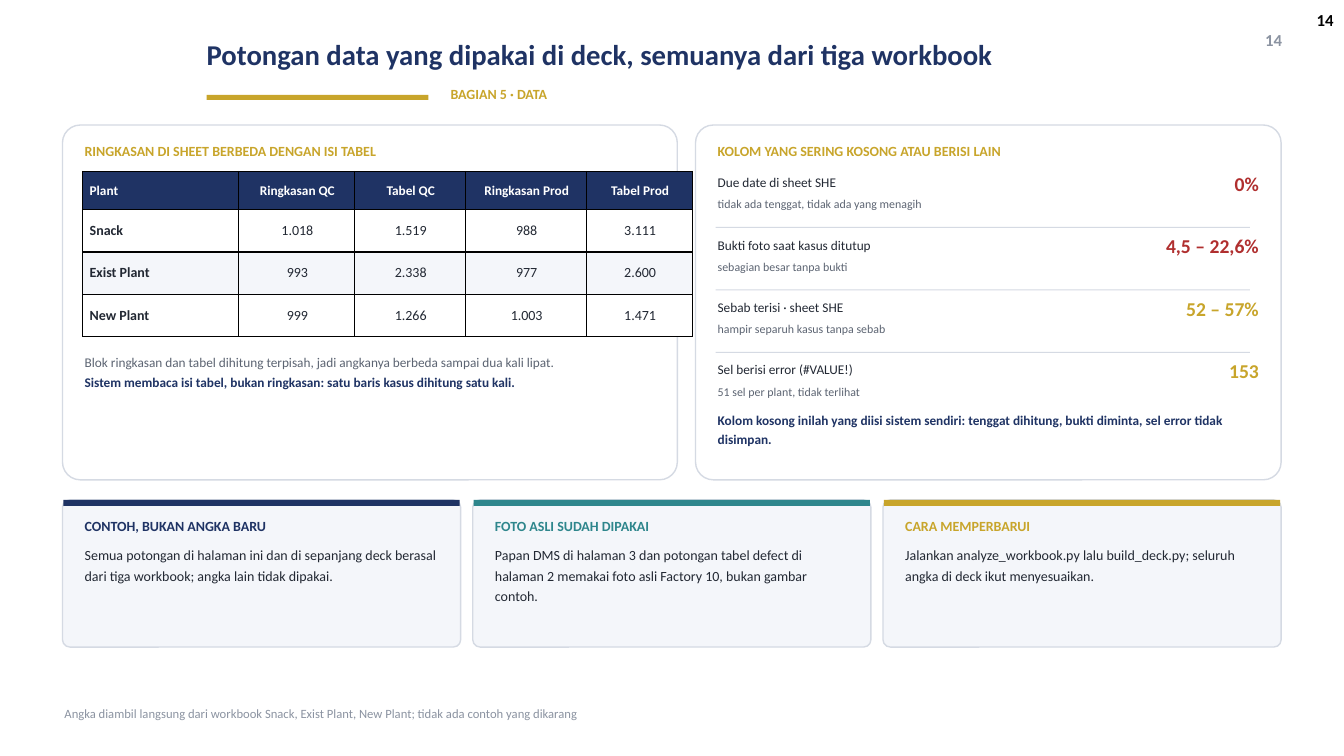
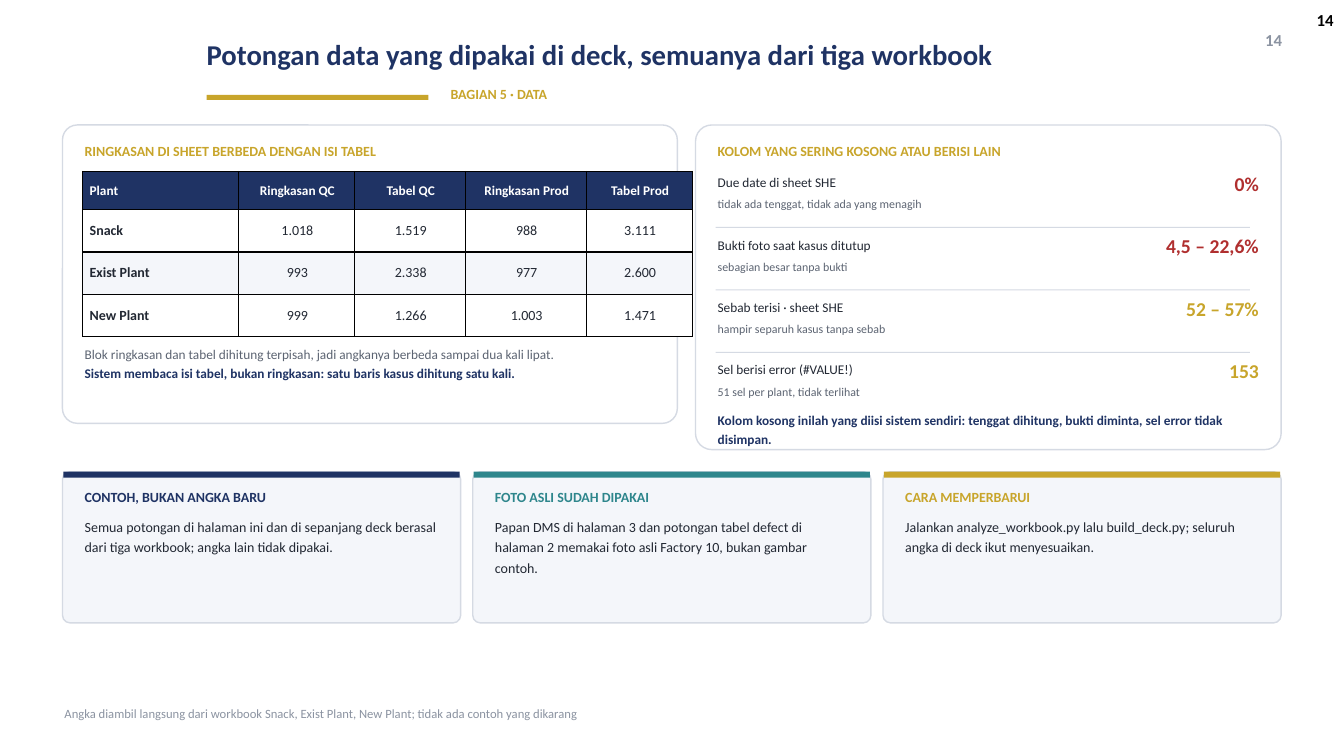
Before and after one commit to GalaxyDust/DailyMonitoringSystem_App, a slide deck: slide 14 of docs/DMS_Digitalisasi_v1.pptx. Drawn at 1344x756 pixels with LibreOffice and Linux fonts; fonts in the diff are those of the drawing; background and template pictures are left out. Boxes give left, top, right and bottom in pixels: in the first picture for what was removed or moved away, otherwise in the second. Text is boxed around its words. In the diff, an @@ line names an element or a change of style, - is before the commit and + after.

```diff
--- a/docs/DMS_Digitalisasi_v1.pptx
+++ b/docs/DMS_Digitalisasi_v1.pptx
@@ rounded rectangle: place and size @@
-rounded rectangle at [63, 125, 678, 480]
+rounded rectangle at [63, 125, 678, 423]
@@ rounded rectangle: place and size @@
-rounded rectangle at [696, 125, 1281, 480]
+rounded rectangle at [696, 125, 1281, 450]
@@ text "Blok ringkasan dan tabel dihitung ...": place and size @@
-text "Blok ringkasan dan tabel dihitung ..." at [85, 358, 554, 390]
+text "Blok ringkasan dan tabel dihitung ..." at [85, 350, 554, 381]
@@ rounded rectangle: place and size @@
-rounded rectangle at [63, 500, 461, 647]
+rounded rectangle at [63, 472, 461, 623]
@@ rounded rectangle: place and size @@
-rounded rectangle at [473, 500, 871, 647]
+rounded rectangle at [473, 472, 871, 623]
@@ rounded rectangle: place and size @@
-rounded rectangle at [883, 500, 1281, 647]
+rounded rectangle at [883, 472, 1281, 623]
@@ 6 texts, 3 rectangles: place and size @@
-6 texts, 3 rectangles at [64, 500, 1280, 601]
+6 texts, 3 rectangles at [64, 472, 1280, 573]
```
Also in this commit, not shown: 4 other slides changed, 1 other file.
